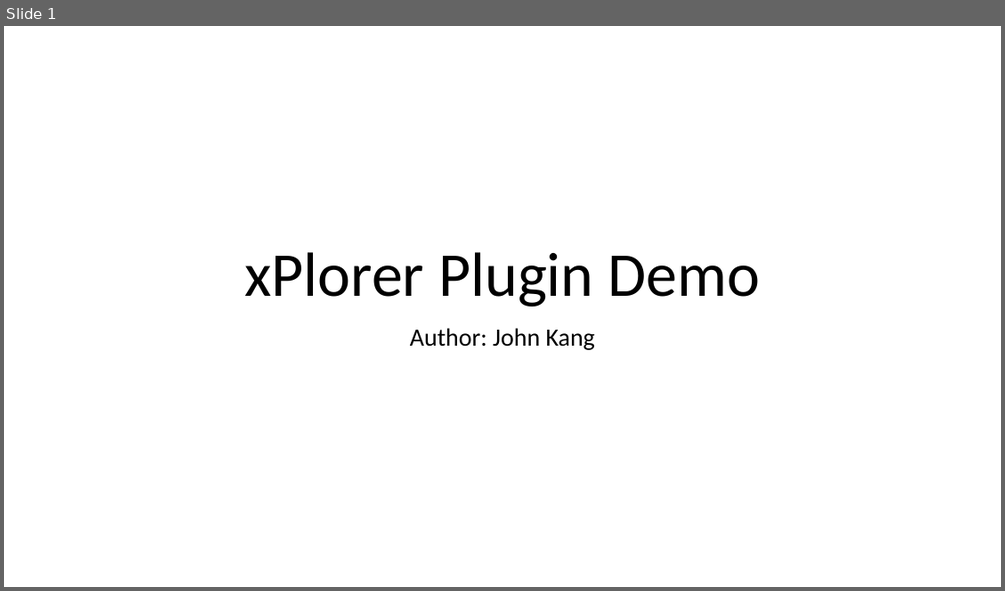
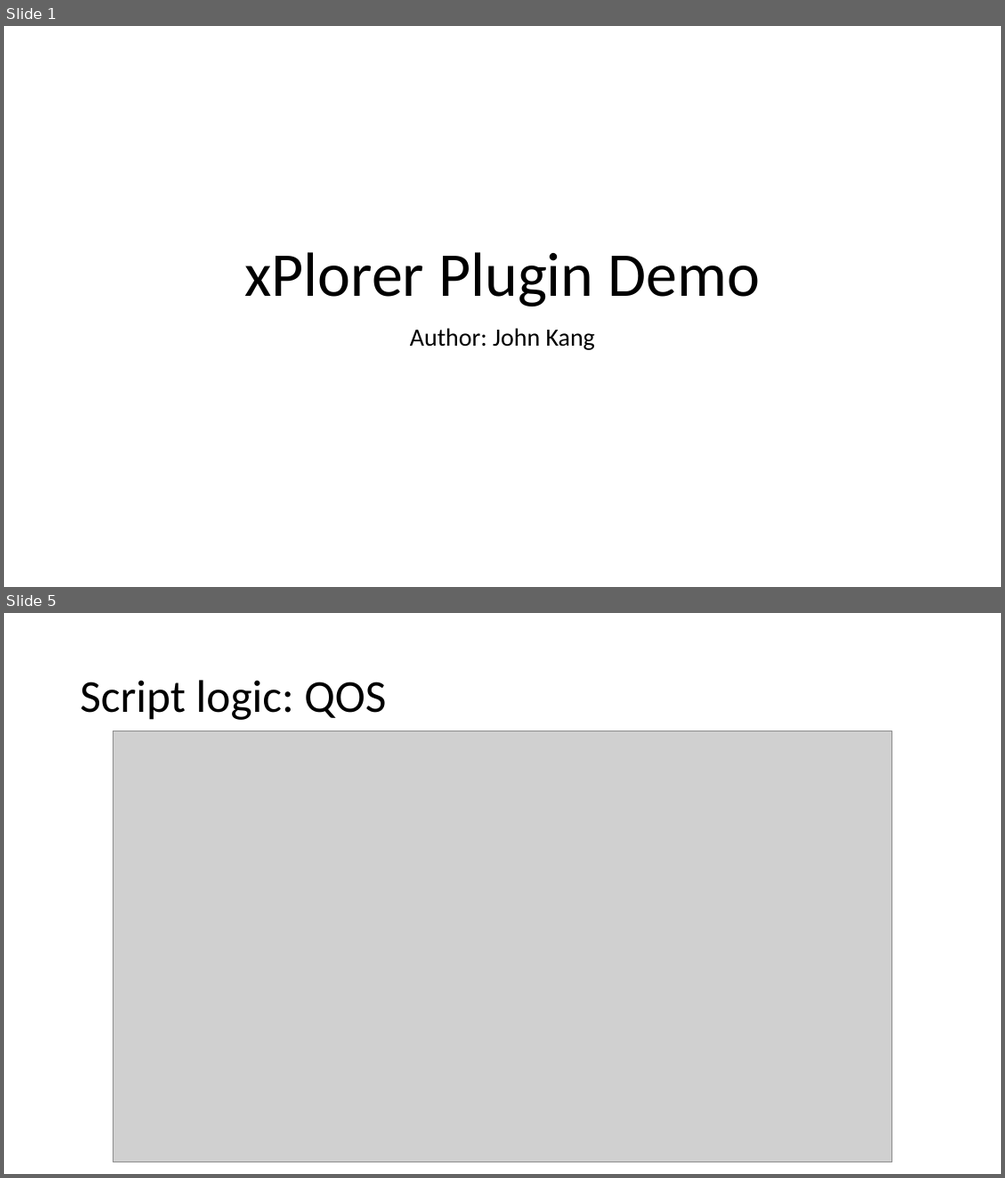
Before and after one commit to janlang1/Western-Digital, a slide deck: xPlorer Plugin Demo.pptx. Shown one above the other, each under a label of ours: slide 1 before the commit, slides 1 and 5 after it; the slides between them are not shown. The pictures are 1005x591 and 1005x1178 pixels, drawn with LibreOffice and Linux fonts; fonts in the diff are those of the drawing; grey boxes stand for pictures. Boxes give left, top, right and bottom in pixels: in the first picture for what was removed or moved away, otherwise in the second. Text is boxed around its words. In the diff, an @@ line names an element or a change of style, - is before the commit and + after.

```diff
--- a/xPlorer Plugin Demo.pptx
+++ b/xPlorer Plugin Demo.pptx
@@ slide 5 added at bbox=[4, 613, 1001, 1174], background #FFFFFF @@
@@ title added at bbox=[80, 680, 386, 720], 44 pt, text #000000 @@
+Script logic: QOS
@@ picture added at bbox=[113, 731, 892, 1163] @@
```
Also in this commit, not shown: 3 slides changed, 12 other slides added, 4 slides removed, 8 other files.
